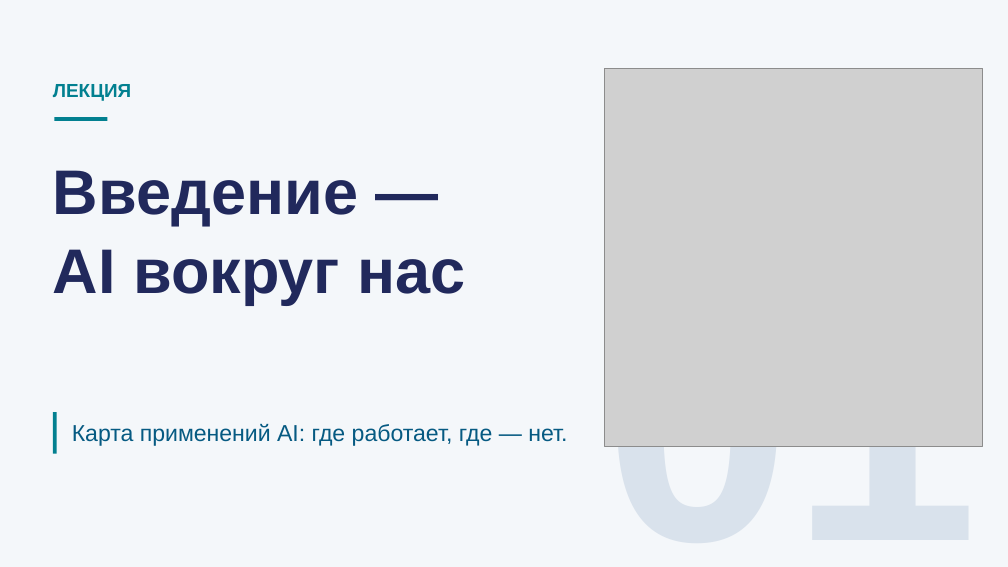
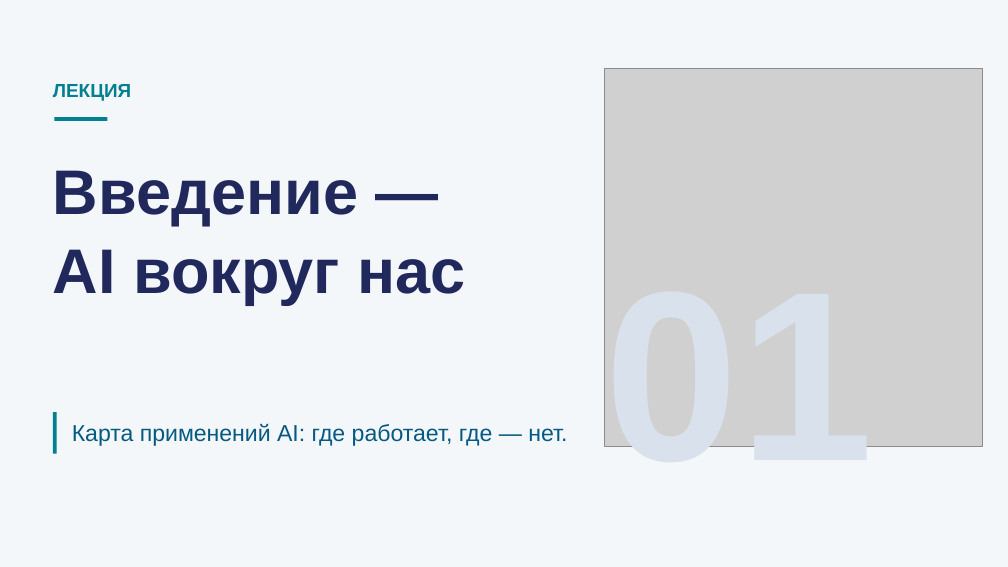
Before and after one commit to tellina-study/AI-usage-lessons, a slide deck: slide 4 of library/lectures/lec-01/rendered/lec-01.pptx. Drawn at 1008x567 pixels with LibreOffice and Linux fonts; fonts in the diff are those of the drawing; grey boxes stand for pictures. Boxes give left, top, right and bottom in pixels: in the first picture for what was removed or moved away, otherwise in the second. Text is boxed around its words. In the diff, an @@ line names an element or a change of style, - is before the commit and + after.

```diff
--- a/library/lectures/lec-01/rendered/lec-01.pptx
+++ b/library/lectures/lec-01/rendered/lec-01.pptx
@@ text "01" at [605, 446, 874, 447]: size 320 to 230 pt @@
```
Also in this commit, not shown: 6 other slides changed, 11 other files.
